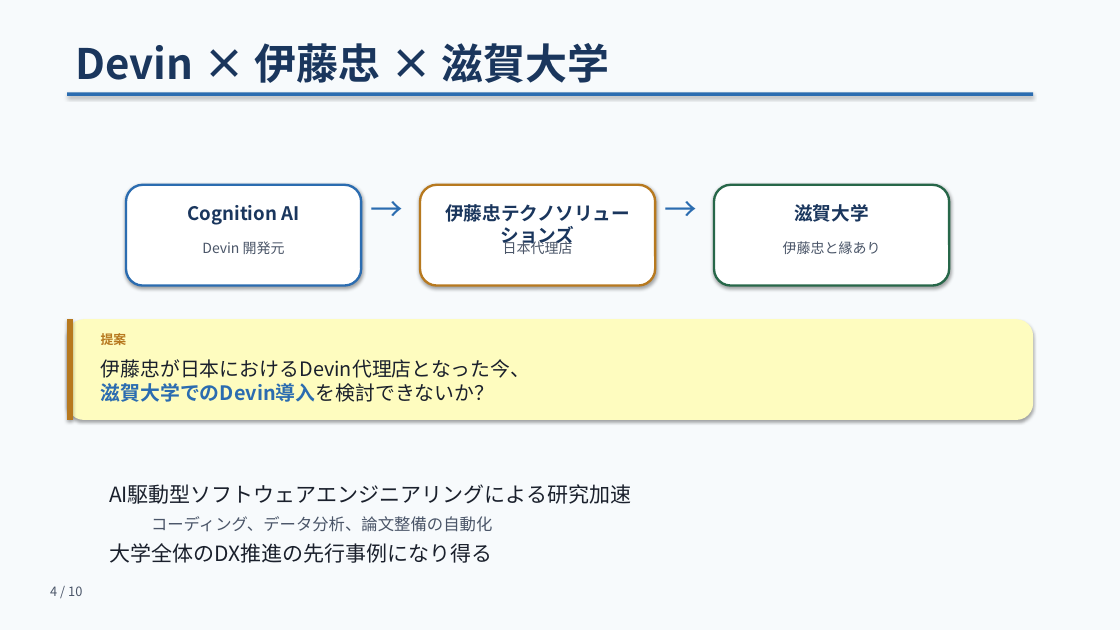
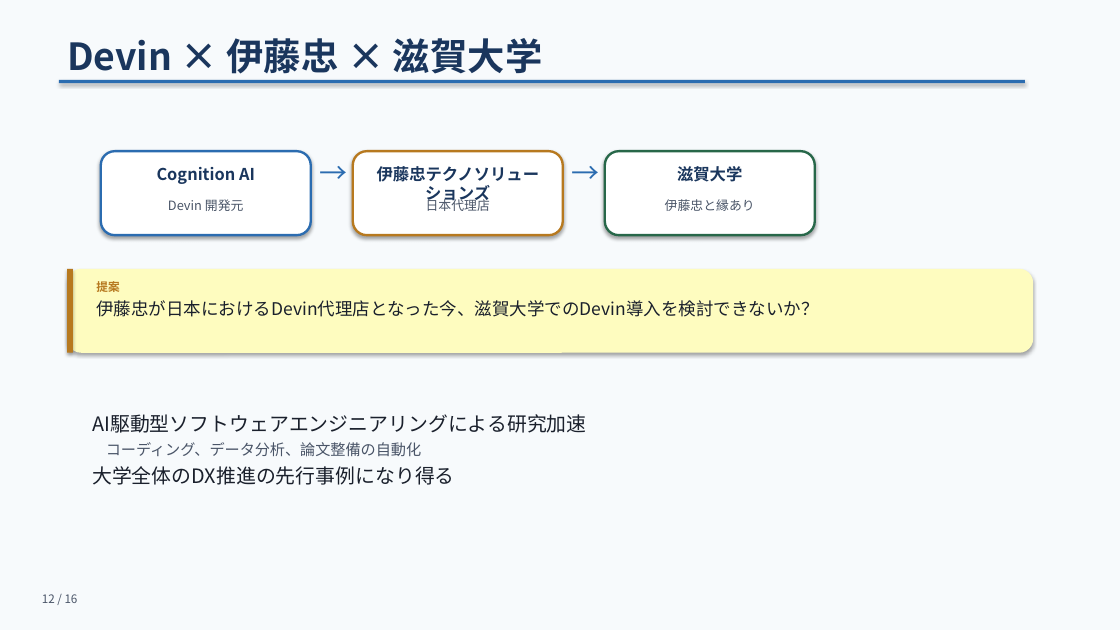
Before and after one commit to bougtoir/kotha-rct-decomposition, a slide deck: slide 12 of meeting-slides/meeting_slides.pptx (slide 4 before the commit). Drawn at 1120x630 pixels with LibreOffice and Linux fonts; fonts in the diff are those of the drawing. Boxes give left, top, right and bottom in pixels: in the first picture for what was removed or moved away, otherwise in the second. Text is boxed around its words. In the diff, an @@ line names an element or a change of style, - is before the commit and + after.

```diff
--- a/meeting-slides/meeting_slides.pptx
+++ b/meeting-slides/meeting_slides.pptx
@@ text "Devin × 伊藤忠 × 滋賀大学": place and size @@
-text "Devin × 伊藤忠 × 滋賀大学" at [75,43,610,83]
+text "Devin × 伊藤忠 × 滋賀大学" at [67,38,542,81]
@@ text "Devin × 伊藤忠 × 滋賀大学" at [67,38,542,81]: size 36 to 32 pt @@
@@ rectangle: place and size @@
-rectangle at [67,92,1033,96]
+rectangle at [59,80,1025,83]
@@ rounded rectangle: place and size @@
-rounded rectangle at [126,185,361,286]
+rounded rectangle at [101,151,311,235]
@@ text "Cognition AI": place and size @@
-text "Cognition AI" at [188,205,299,225]
+text "Cognition AI" at [157,167,255,184]
@@ text "→": place and size @@
-text "→" at [361,185,412,286]
+text "→" at [311,151,353,235]
@@ text "→" at [311,151,353,235]: size 28 to 24 pt @@
@@ rounded rectangle: place and size @@
-rounded rectangle at [420,185,655,286]
+rounded rectangle at [353,151,563,235]
@@ text "伊藤忠テクノソリューションズ": place and size @@
-text "伊藤忠テクノソリューションズ" at [445,204,630,248]
+text "伊藤忠テクノソリューションズ" at [377,166,540,205]
@@ text "→" at [563,151,605,235]: size 28 to 24 pt @@
@@ text "→": place and size @@
-text "→" at [655,185,706,286]
+text "→" at [563,151,605,235]
@@ rounded rectangle: place and size @@
-rounded rectangle at [714,185,949,286]
+rounded rectangle at [605,151,815,235]
@@ size 16 to 14 pt in 3 elements at [157,167,255,184], [377,166,540,205], [677,166,742,182] @@
@@ text "滋賀大学": place and size @@
-text "滋賀大学" at [794,204,868,222]
+text "滋賀大学" at [677,166,742,182]
@@ text "Devin 開発元": place and size @@
-text "Devin 開発元" at [202,241,285,254]
+text "Devin 開発元" at [168,199,244,211]
@@ text "日本代理店": place and size @@
-text "日本代理店" at [503,239,573,254]
+text "日本代理店" at [426,196,490,211]
@@ size 12 to 11 pt in 3 elements at [168,199,244,211], [426,196,490,211], [665,199,755,211] @@
@@ text "伊藤忠と縁あり": place and size @@
-text "伊藤忠と縁あり" at [783,241,881,254]
+text "伊藤忠と縁あり" at [665,199,755,211]
@@ rounded rectangle: place and size @@
-rounded rectangle at [67,319,1033,420]
+rounded rectangle at [67,269,1033,353]
@@ rectangle: place and size @@
-rectangle at [67,319,73,420]
+rectangle at [67,269,73,353]
@@ text "提案": place and size @@
-text "提案" at [101,333,127,345]
+text "提案" at [96,281,119,292]
@@ text "提案" at [96,281,119,292]: size 11 to 10 pt @@
@@ text at [96,300,818,317]: text changed; size 17 to 15 pt @@
-伊藤忠が日本におけるDevin代理店となった今、
-滋賀大学でのDevin導入を検討できないか？
+伊藤忠が日本におけるDevin代理店となった今、滋賀大学でのDevin導入を検討できないか？
@@ text "AI駆動型ソフトウェアエンジニアリングによる研究加速": place and size @@
-text "AI駆動型ソフトウェアエンジニアリングによる研究加速" at [109,484,631,563]
+text "AI駆動型ソフトウェアエンジニアリングによる研究加速" at [92,414,586,485]
@@ text "AI駆動型ソフトウェアエンジニアリングによる研究加速" at [92,414,586,485]: size 18 to 17 pt in "AI駆動型ソフトウェアエンジニアリングによる研究加速", "大学全体のDX推進の先行事例になり得る"; size 14 to 13 pt in "コーディング、データ分析、論文整備の自動化"; less space between paragraphs; list level 2 to 1 in "コーディング、データ分析、論文整備の自動化" @@
@@ text added at [42,594,78,603], 10 pt, text #4A5568 @@
+12 / 16
@@ text removed at [50,586,82,596] @@
-4 / 10
```
Also in this commit, not shown: 4 other slides changed, 11 slides added, 5 slides removed, 5 other files.
